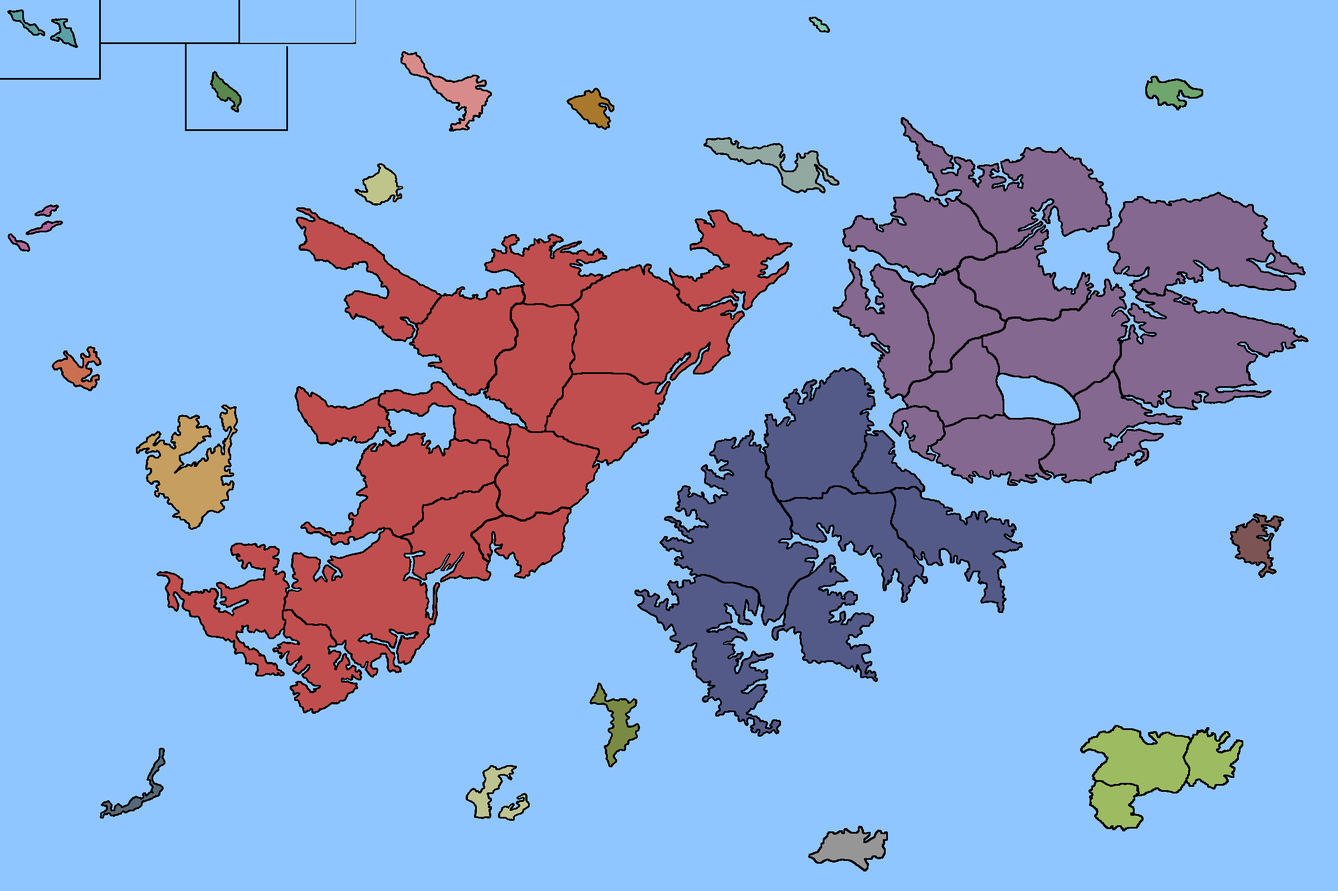
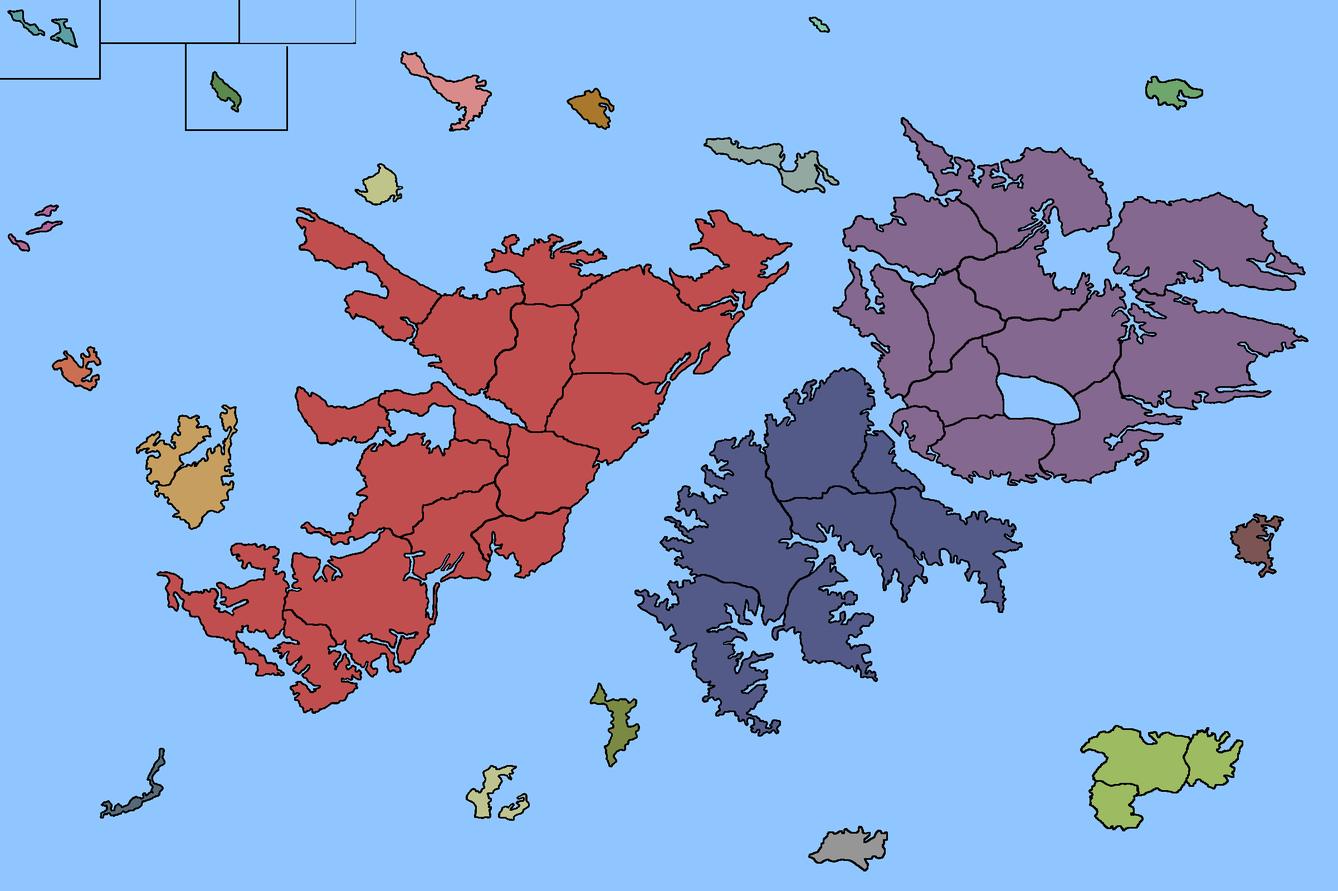
The second 1338px x 891px image is a revision of the first. Changes to its layers:
painted on "Pasted Layer" over left=159, top=426, right=226, bottom=487
